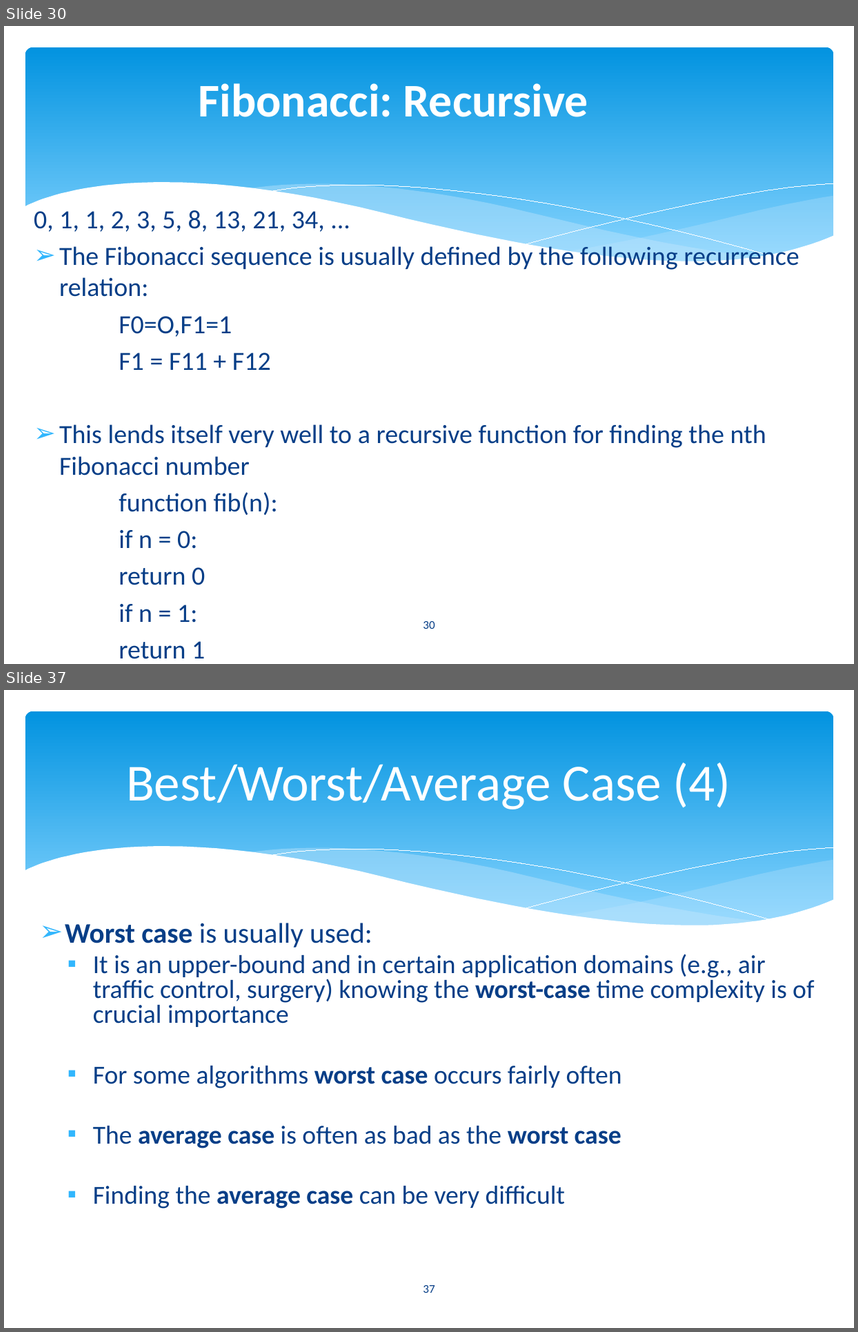
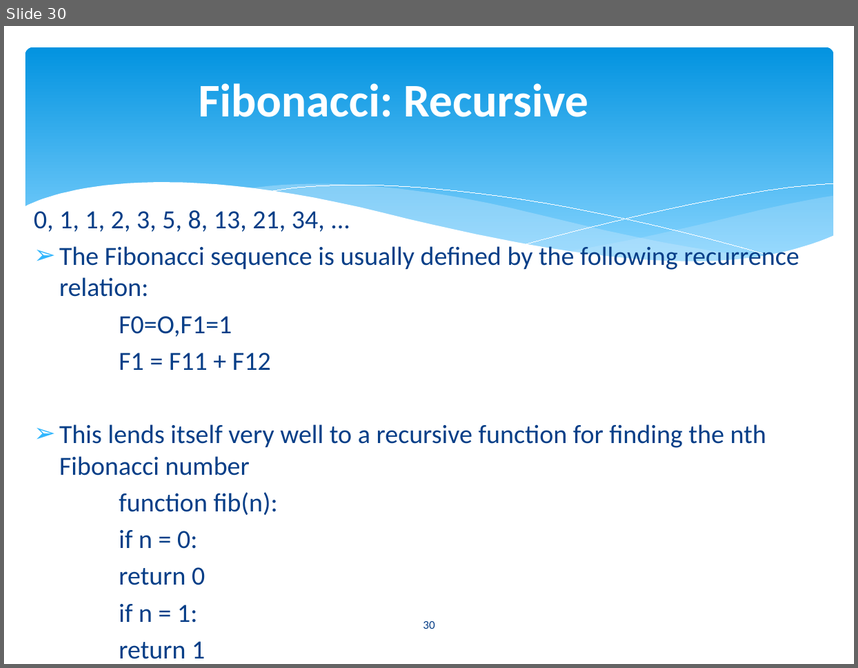
Before and after one commit to asimriaz/DSA-2023, a slide deck: Lecture 1.pptx. Shown one above the other, each under a label of ours: slides 30 and 37 before the commit, slide 30 after it; the slides between them are not shown. The pictures are 858x1332 and 858x668 pixels, drawn with LibreOffice and Linux fonts; fonts in the diff are those of the drawing. Boxes give left, top, right and bottom in pixels: in the first picture for what was removed or moved away, otherwise in the second. Text is boxed around its words. In the diff, an @@ line names an element or a change of style, - is before the commit and + after.

```diff
--- a/Lecture 1.pptx
+++ b/Lecture 1.pptx
@@ slide 37 removed at (4, 690, 854, 1328), background #FFFFFF; not listed: 6 template elements that a slide beside it also shows @@
@@ title removed at (126, 762, 731, 809) @@
-Best/Worst/Average Case (4)
@@ text removed at (65, 923, 814, 1208) @@
-➢ Worst case is usually used:
-  ▪ It is an upper-bound and in certain application domains (e.g., air traffic control, surgery) knowing the worst-case time complexity is of crucial importance
-  ▪ For some algorithms worst case occurs fairly often
-  ▪ The average case is often as bad as the worst case
-  ▪ Finding the average case can be very difficult
@@ page number removed at (423, 1285, 435, 1292) @@
-37
```
Also in this commit, not shown: 1 slide changed, 5 other slides removed.
